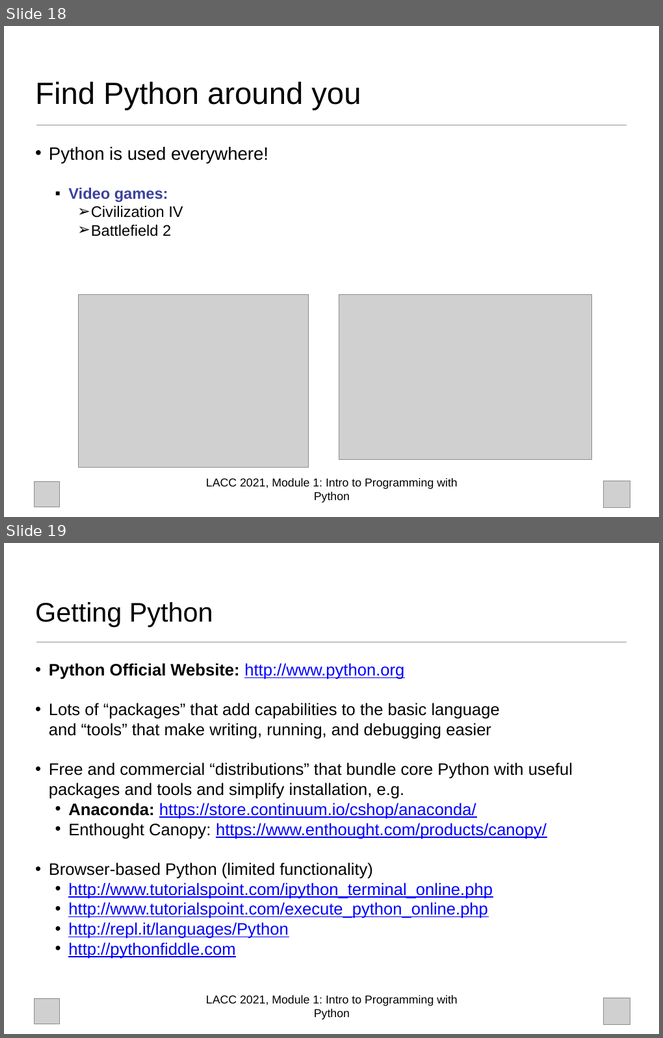
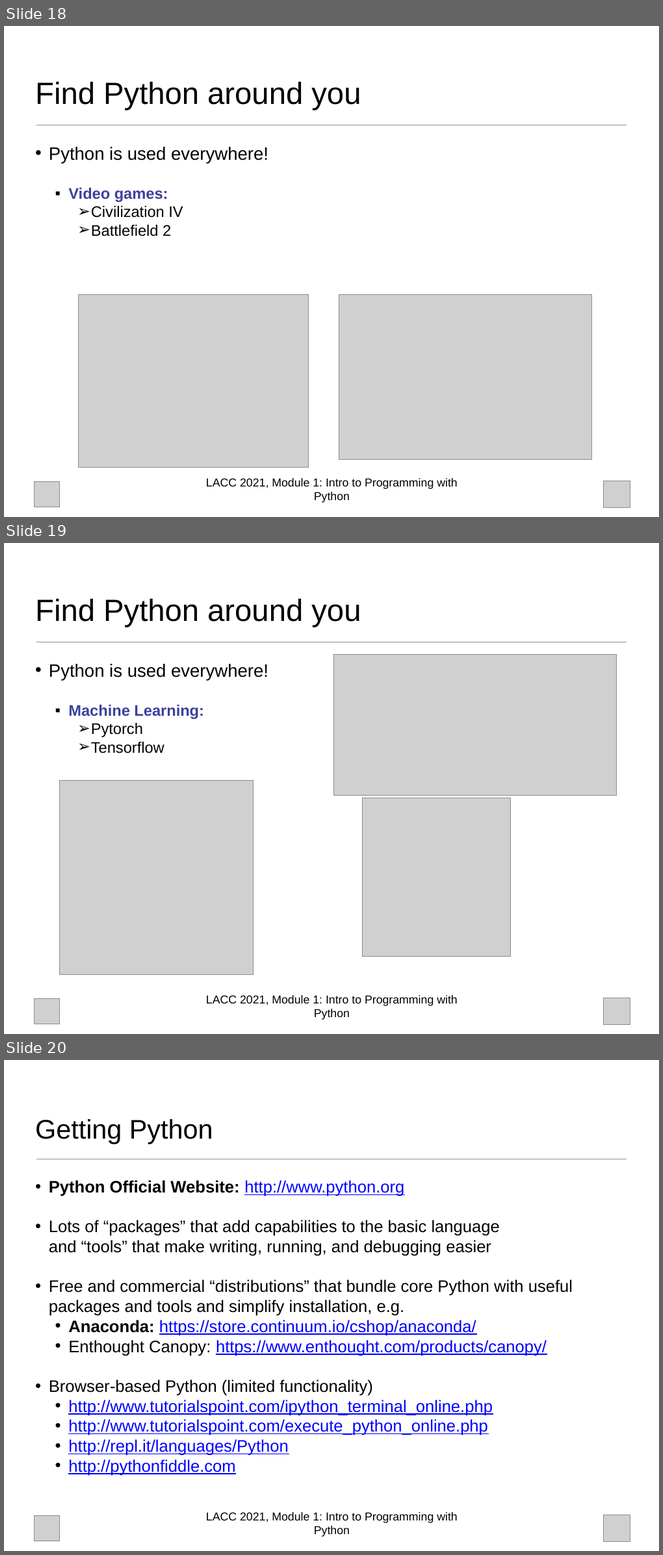
Before and after one commit to UCLA-LACC-21/M1-Welcome-Intro_to_Python, a slide deck: Introduction to Programming in Python 2021.pptx. Shown one above the other, each under a label of ours: slides 18 and 19 before the commit, slides 18, 19 and 20 after it. The pictures are 663x1038 and 663x1555 pixels, drawn with LibreOffice and Linux fonts; fonts in the diff are those of the drawing; grey boxes stand for pictures; background and template pictures are left out. Boxes give left, top, right and bottom in pixels: in the first picture for what was removed or moved away, otherwise in the second. Text is boxed around its words. In the diff, an @@ line names an element or a change of style, - is before the commit and + after.

```diff
--- a/Introduction to Programming in Python 2021.pptx
+++ b/Introduction to Programming in Python 2021.pptx
@@ slide 19 added at <box>4,543,659,1034</box>, background #FFFFFF; not listed: 1 template element that a slide beside it also shows @@
@@ title added at <box>35,598,361,627</box>, 48 pt, text #000000 @@
+Find Python around you
@@ line added from (36, 642) to (627, 642), #9A9A9A 1 pt @@
@@ picture added at <box>334,655,616,796</box> @@
@@ text added at <box>49,664,269,754</box>, 24 pt, text #000000 @@
+• Python is used everywhere!
+  ▪ Machine Learning:
+    ➢ Pytorch
+    ➢ Tensorflow
@@ picture added at <box>59,780,253,974</box> @@
@@ picture added at <box>362,798,511,957</box> @@
@@ picture added at <box>34,999,59,1025</box> @@
@@ picture added at <box>603,998,630,1025</box> @@
@@ what was slide 19 is now slide 20 @@
```
Also in this commit, not shown: 2 slides changed, 3 other slides added.
